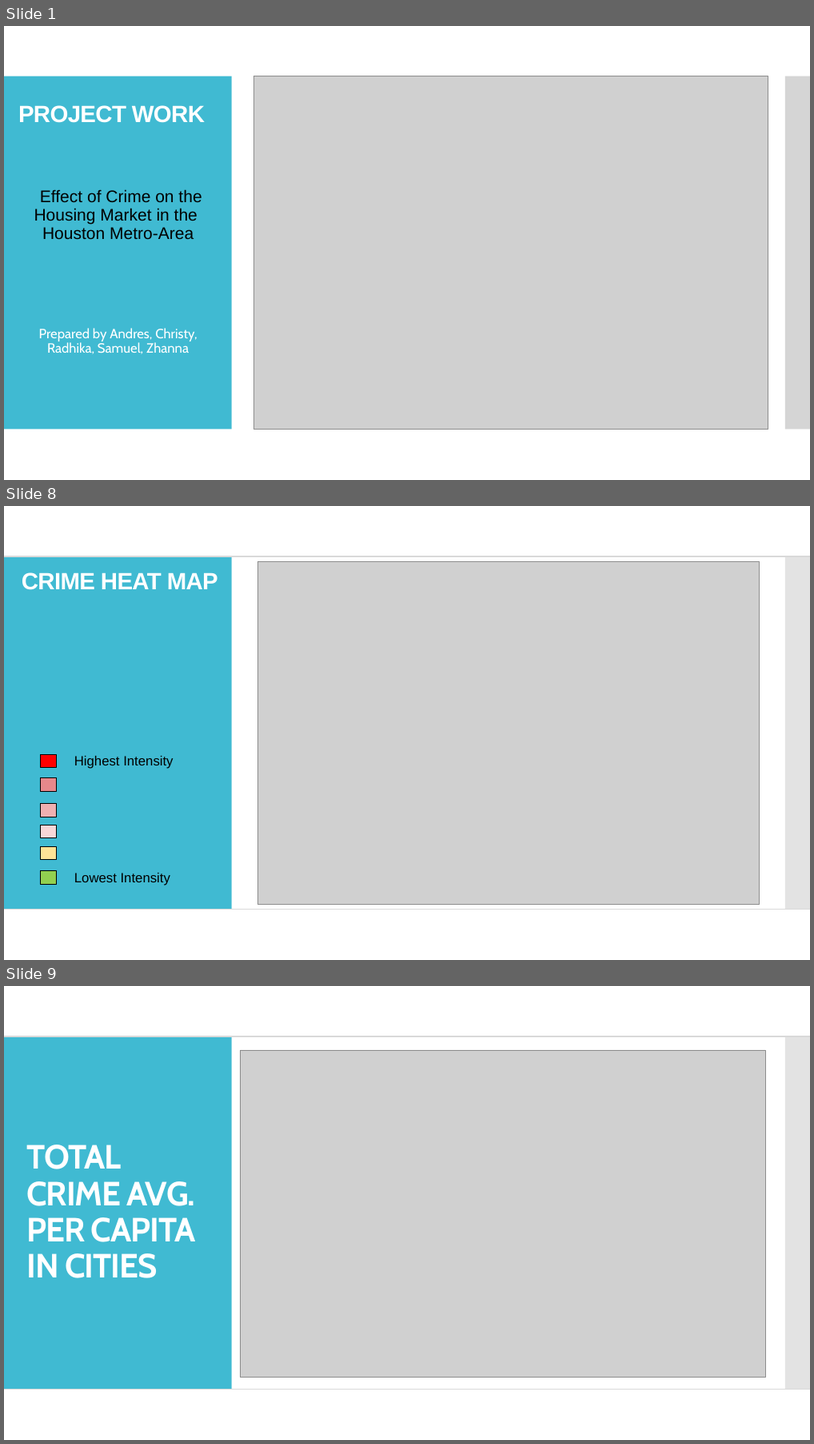
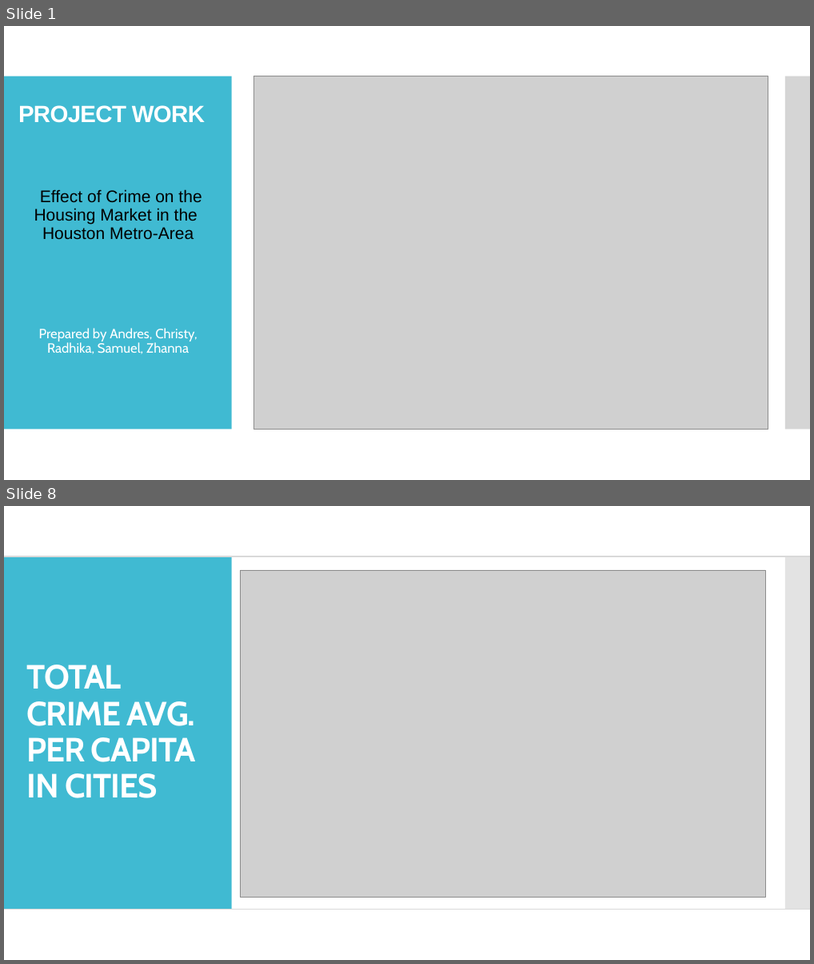
Before and after one commit to andresocorro/project_1, a slide deck: Presentation/final draft.pptx. Shown one above the other, each under a label of ours: slides 1, 8 and 9 before the commit, slides 1 and 8 after it; the slides between them are not shown. The pictures are 814x1444 and 814x964 pixels, drawn with LibreOffice and Linux fonts; fonts in the diff are those of the drawing; grey boxes stand for pictures. Boxes give left, top, right and bottom in pixels: in the first picture for what was removed or moved away, otherwise in the second. Text is boxed around its words. In the diff, an @@ line names an element or a change of style, - is before the commit and + after.

```diff
--- a/Presentation/final draft.pptx
+++ b/Presentation/final draft.pptx
@@ slide 8 removed at box(4, 506, 810, 960), background #FFFFFF; not listed: 2 template elements that a slide beside it also shows @@
@@ line removed from (4, 556) to (810, 556) @@
@@ title removed at box(22, 572, 218, 590) @@
-CRIME HEAT MAP
@@ picture removed at box(258, 562, 759, 904) @@
@@ rectangle removed at box(40, 754, 56, 768) @@
@@ text removed at box(74, 756, 173, 768) @@
-Highest Intensity
@@ rectangle removed at box(40, 778, 56, 791) @@
@@ rectangle removed at box(40, 804, 56, 817) @@
@@ rectangle removed at box(40, 825, 56, 838) @@
@@ rectangle removed at box(40, 847, 56, 860) @@
@@ rectangle removed at box(40, 871, 56, 884) @@
@@ text removed at box(74, 872, 170, 885) @@
-Lowest Intensity
@@ line removed from (4, 909) to (810, 909) @@
@@ what was slide 9 is now slide 8 @@
```
Also in this commit, not shown: 9 slides changed, 2 slides added, 4 other slides removed, 1 other file.
